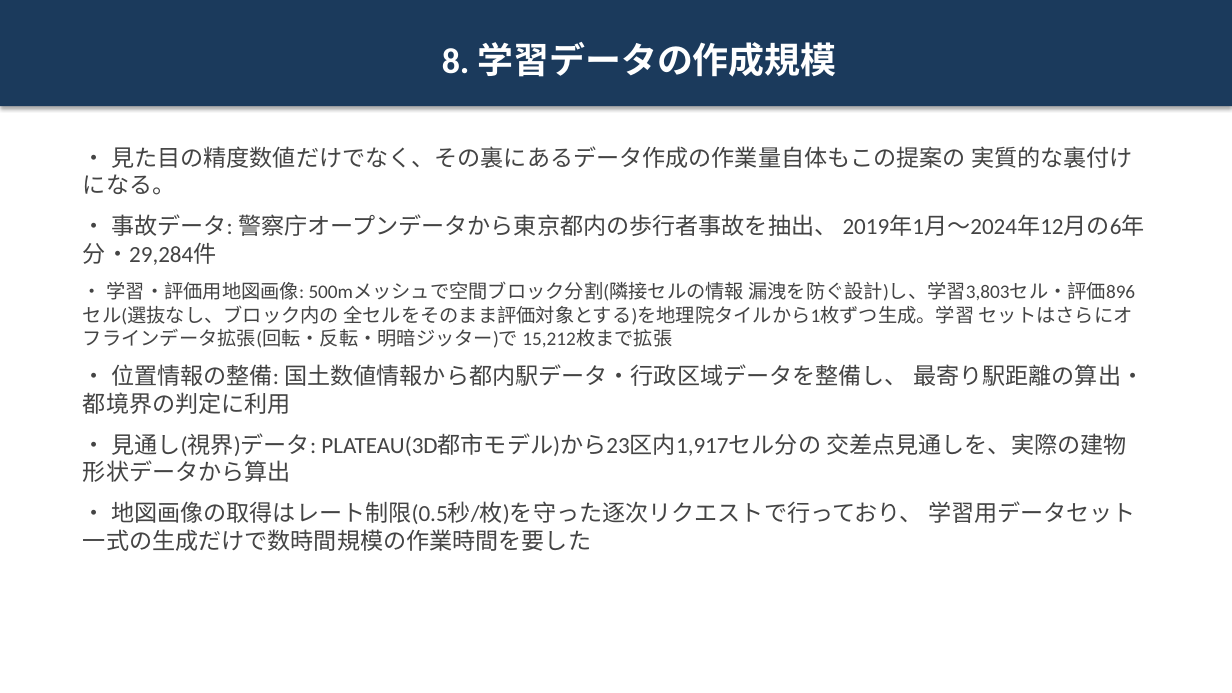
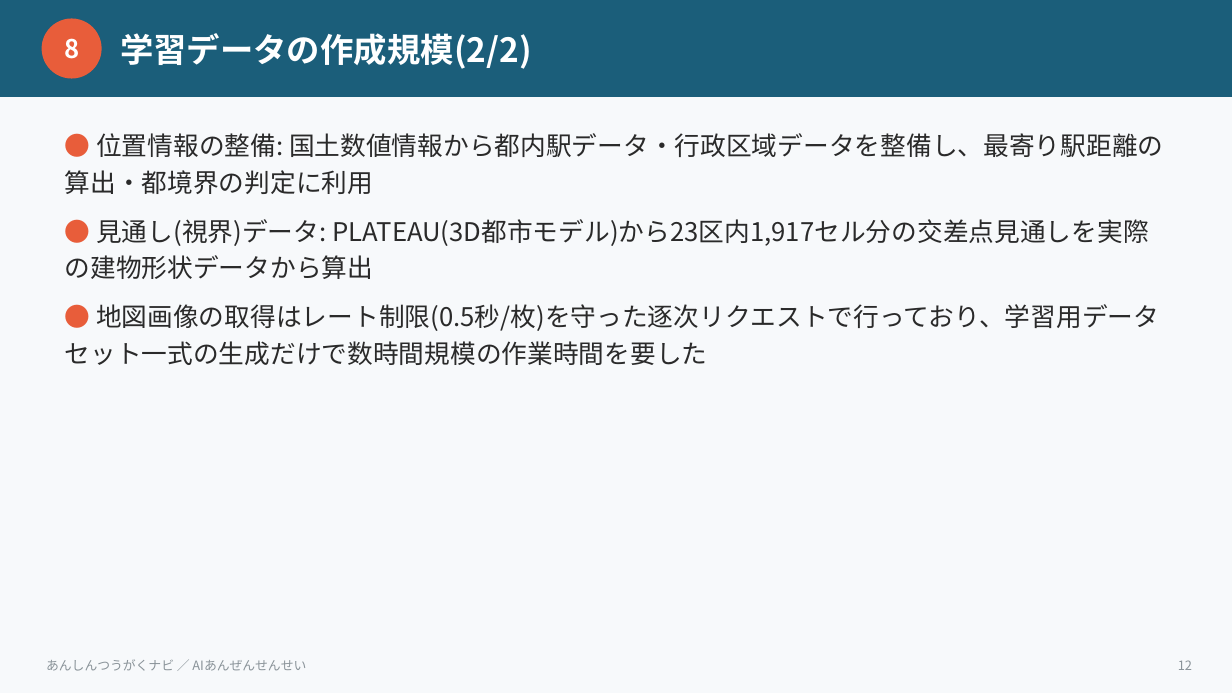
Before and after one commit to niikun/tsugaku-navi, a slide deck: slide 12 of HACKATHON_SLIDES.pptx (slide 9 before the commit). Drawn at 1232x693 pixels with LibreOffice and Linux fonts; fonts in the diff are those of the drawing. Boxes give left, top, right and bottom in pixels: in the first picture for what was removed or moved away, otherwise in the second. Text is boxed around its words. In the diff, an @@ line names an element or a change of style, - is before the commit and + after.

```diff
--- a/HACKATHON_SLIDES.pptx
+++ b/HACKATHON_SLIDES.pptx
@@ rectangle added at (0, 0, 1232, 693), fill #F7F9FB @@
@@ rectangle added at (0, 0, 1232, 97), fill #1B5E7A @@
@@ ellipse added at (42, 18, 102, 79), fill #E85D3A, 20 pt, text #FFFFFF, bold @@
+8
@@ text "学習データの作成規模(2/2)": place and size @@
-text "学習データの作成規模(2/2)" at (0, 0, 1232, 106)
+text "学習データの作成規模(2/2)" at (120, 33, 532, 69)
@@ text "学習データの作成規模(2/2)" at (120, 33, 532, 69): fill #1B3A5C to none; shadow off @@
@@ text at (120, 33, 532, 69): text changed; size 28 to 26 pt; font Calibri to Noto Sans CJK JP @@
-8. 学習データの作成規模
+学習データの作成規模(2/2)
@@ text at (65, 133, 1163, 365): text changed; size 18 to 20 pt; font Calibri to Noto Sans CJK JP; text colour #444444 to #2A2A2A @@
-• 見た目の精度数値だけでなく、その裏にあるデータ作成の作業量自体もこの提案の 実質的な裏付けになる。
-• 事故データ: 警察庁オープンデータから東京都内の歩行者事故を抽出、 2019年1月〜2024年12月の6年分・29,284件
-• 学習・評価用地図画像: 500mメッシュで空間ブロック分割(隣接セルの情報 漏洩を防ぐ設計)し、学習3,803セル・評価896セル(選抜なし、ブロック内の 全セルをそのまま評価対象とする)を地理院タイルから1枚ずつ生成。学習 セットはさらにオフラインデータ拡張(回転・反転・明暗ジッター)で 15,212枚まで拡張
-• 位置情報の整備: 国土数値情報から都内駅データ・行政区域データを整備し、 最寄り駅距離の算出・都境界の判定に利用
-• 見通し(視界)データ: PLATEAU(3D都市モデル)から23区内1,917セル分の 交差点見通しを、実際の建物形状データから算出
-• 地図画像の取得はレート制限(0.5秒/枚)を守った逐次リクエストで行っており、 学習用データセット一式の生成だけで数時間規模の作業時間を要した
+● 位置情報の整備: 国土数値情報から都内駅データ・行政区域データを整備し、最寄り駅距離の算出・都境界の判定に利用
+● 見通し(視界)データ: PLATEAU(3D都市モデル)から23区内1,917セル分の交差点見通しを実際の建物形状データから算出
+● 地図画像の取得はレート制限(0.5秒/枚)を守った逐次リクエストで行っており、学習用データセット一式の生成だけで数時間規模の作業時間を要した
@@ text added at (46, 659, 306, 671), 10 pt, text #8A9399 @@
+あんしんつうがくナビ ／ AIあんぜんせんせい
@@ text added at (1178, 660, 1192, 670), 10 pt, text #8A9399 @@
+12
```
Also in this commit, not shown: 12 other slides changed, 4 slides added, 2 other files.
